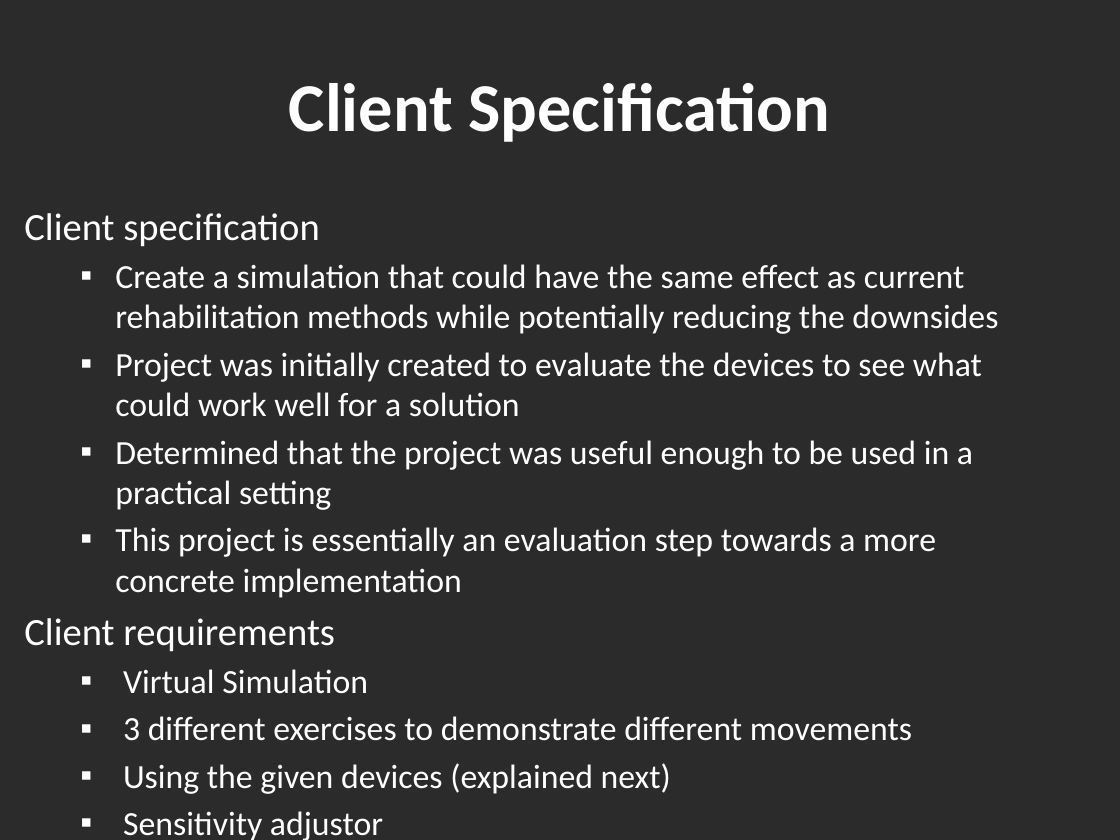
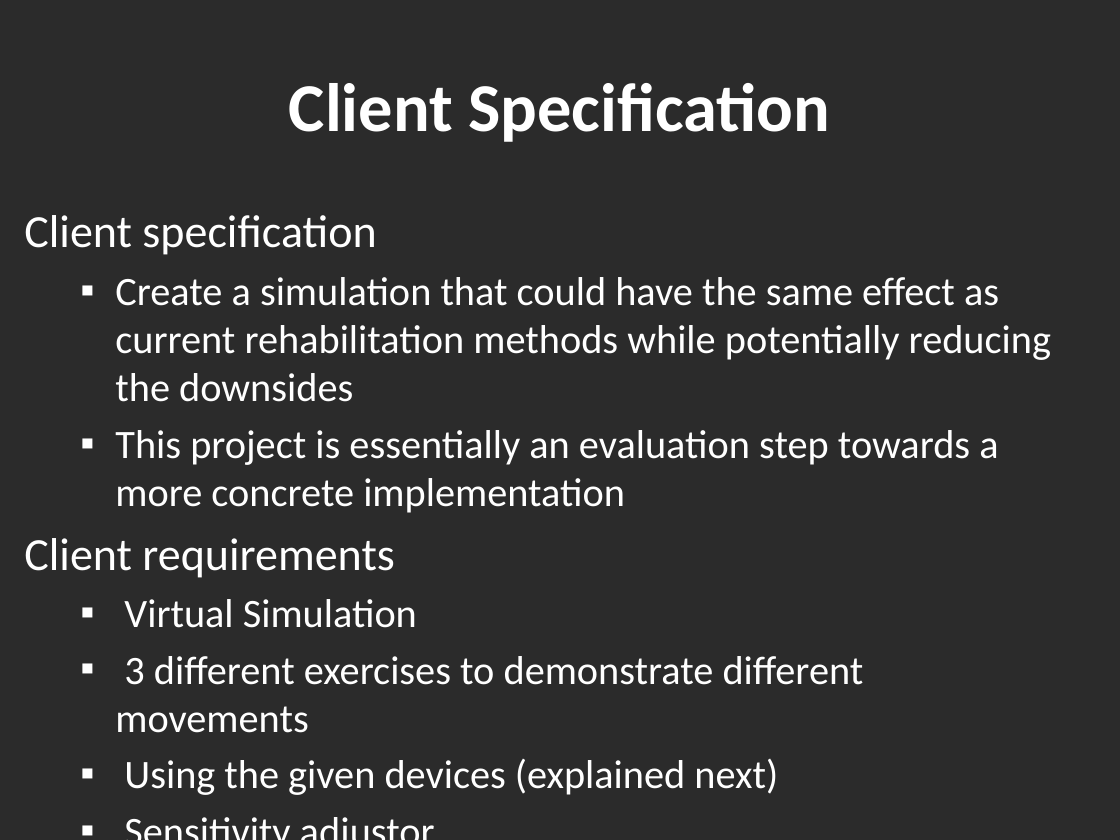
Before and after one commit to Hankli/VirtualEnvironments-Project, a slide deck: slide 5 of Documents/Presentations/Final Presentation v2.pptx. Drawn at 1120x840 pixels with LibreOffice and Linux fonts; fonts in the diff are those of the drawing; background and template pictures are left out; a plain dark background stands for a picture behind light text. Boxes give left, top, right and bottom in pixels: in the first picture for what was removed or moved away, otherwise in the second. Text is boxed around its words. In the diff, an @@ line names an element or a change of style, - is before the commit and + after.

Commit message:
updated presentation

```diff
--- a/Documents/Presentations/Final Presentation v2.pptx
+++ b/Documents/Presentations/Final Presentation v2.pptx
@@ text "Client specification" at (x1=24, y1=215, x2=1051, y2=795): size 24.8 to 29.6 pt in "Client specification", "Client requirements"; size 21.7 to 25.9 pt @@
@@ text at (x1=115, y1=352, x2=982, y2=510): paragraphs removed @@
-  ▪ Project was initially created to evaluate the devices to see what could work well for a solution
-  ▪ Determined that the project was useful enough to be used in a practical setting
```
Also in this commit, not shown: 5 other slides changed.
